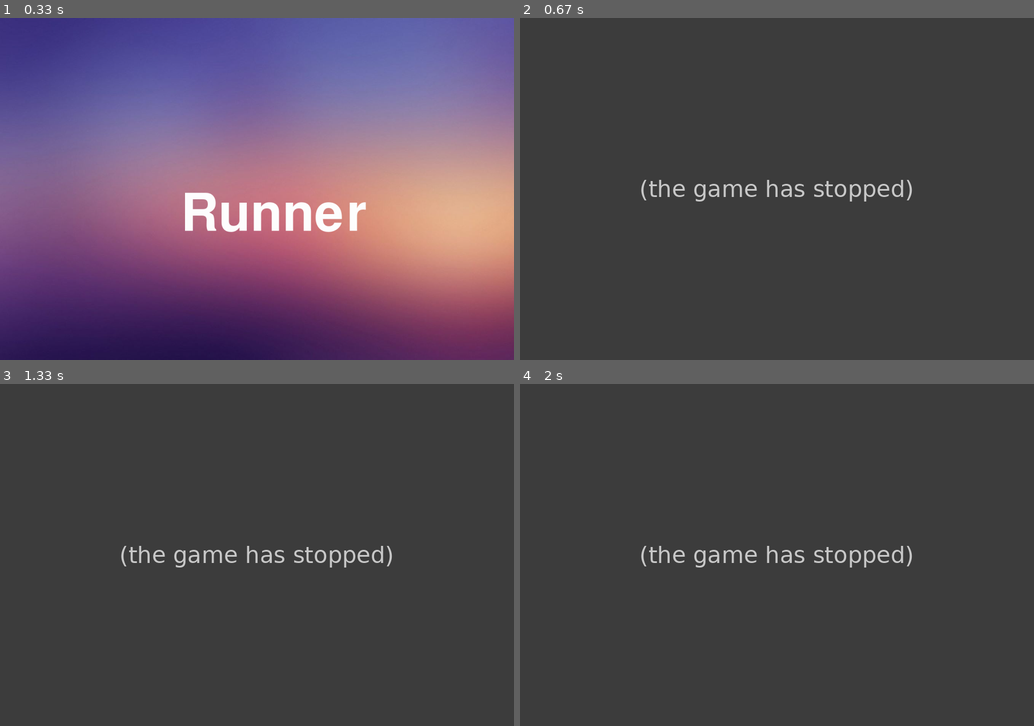
Above: before the commit, frames 1-4 (two rows, left to right).
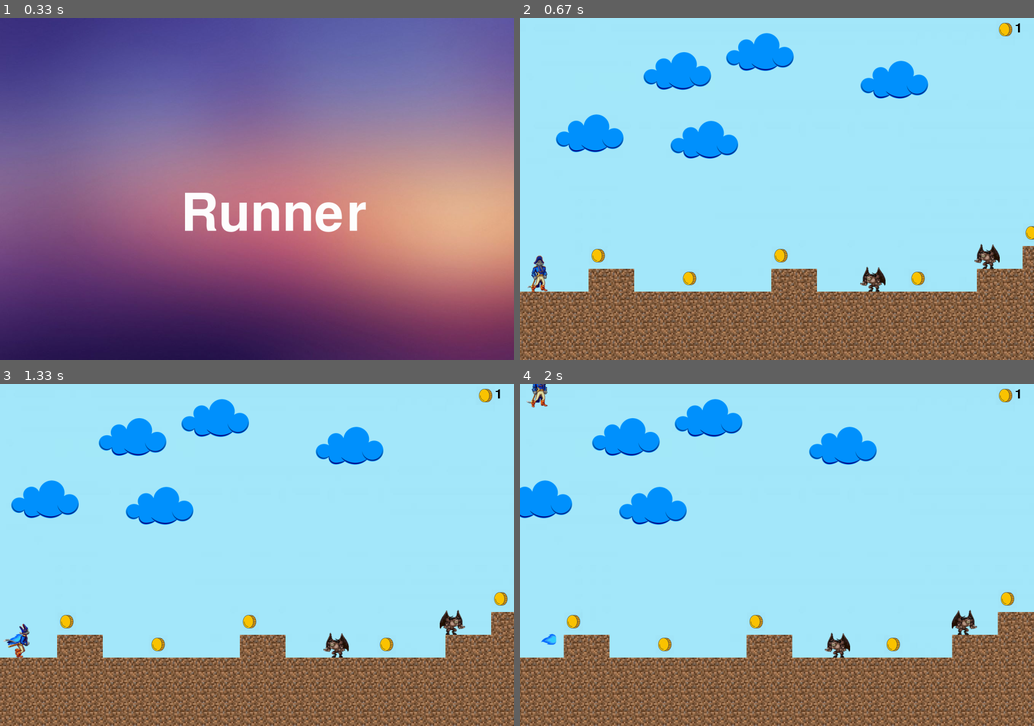
Above: after the commit, the same moments.

Repository: TimerBond/game
Game: pygame game, started from pygame/ProjectPygame/Main.py
Two runs of this game, one before a commit and one after it. Both use one fixed random seed, a clock stepped at 60 frames per second and the inputs below.
Inputs (mouse positions are in pixels of both pictures, inside the frame that each line leads up to):
- Up to frame 1 (0.33 s): no input
- Up to frame 2 (0.67 s): click (777, 189) at 0.38 s
- Up to frame 3 (1.33 s): hold V 0.67-1.13 s; hold Right 0.67-1.13 s; hold Right from 1.17 s (still down); tap Space at 1.23 s
- Up to frame 4 (2 s): release Right at 1.63 s; hold Right from 1.67 s (still down); tap Space at 1.73 s

Frame 1 is identical in both runs. In frame 2, 100% of the frame differs, in the area x 0-100%, y 0-100%; in frame 3, 100%; in frame 4, 100%.
Error before the commit: TypeError: AnimatedSprite.__init__() missing 1 required positional argument: 'player_HP' (Ma...; the game stopped at 0.38 s (later frames are placeholders)

Commit message:
Add files via upload

Diff:
--- a/pygame/ProjectPygame/Bullet.py
+++ b/pygame/ProjectPygame/Bullet.py
@@ -1,12 +1,14 @@
 import pygame
+from const import *
 
 
 class Bullet(pygame.sprite.Sprite):
 
-    def __init__(self, group, x, y, direction, all_blocks, all_sprites):
+    def __init__(self, group, x, y, direction, all_blocks, all_sprites, player):
         super().__init__(group, all_sprites)
         self.group = group
         self.direction = direction
+        self.player = player
         if self.direction == 0:
             self.image = pygame.image.load("sprites/fireball_1.png")
         else:
@@ -19,8 +21,13 @@
             1: 10
         }
         self.all_blocks = all_blocks
+        self.catch = 0
 
     def update(self, *args):
         self.rect.x += self.type[self.direction]
         if pygame.sprite.spritecollideany(self, self.all_blocks) or self.rect.x < 0:
             self.group.remove(self)
+        if pygame.sprite.spritecollideany(self, self.player):
+            self.group.remove(self)
+            for i in self.player:
+                i.HP -= 1
--- /dev/null
+++ b/pygame/ProjectPygame/HeroBullet.py
@@ -0,0 +1,20 @@
+import pygame
+from const import *
+
+
+class HeroBullet(pygame.sprite.Sprite):
+
+    def __init__(self, group, all_sprites, x, y, all_blocks, monsters):
+        super().__init__(group, all_sprites)
+        self.group = group
+        self.image = pygame.image.load("sprites/heroBullet_1.png")
+        self.rect = self.image.get_rect().move(
+            x, y + 35
+        )
+        self.all_blocks = all_blocks
+        self.monsters = monsters
+
+    def update(self, *args):
+        self.rect.x += 10
+        if pygame.sprite.spritecollideany(self, self.all_blocks):
+            self.group.remove(self)
--- a/pygame/ProjectPygame/Main.py
+++ b/pygame/ProjectPygame/Main.py
@@ -8,6 +8,7 @@
 import sys
 import Money as money
 import MainPlayer
+import HeroBullet
 
 
 def terminate():
@@ -52,7 +53,8 @@
             if map[y][x] == '#':
                 renderMap.Block(x, y, all_blocks, all_sprites)
             elif map[y][x] == 'M':
-                Monster.Monster(monsters, type_monster["1_1"], x, y, all_blocks, bullets, all_sprites)
+                Monster.Monster(monsters, type_monster["1_1"], x, y, all_blocks, bullets, all_sprites, player_group,
+                                hero_bullets)
             elif map[y][x] == 'C':
                 money.Money(coin_sprites, x, y, all_sprites, player_group)
                 count += 1
@@ -77,6 +79,7 @@
 coin_sprites = pygame.sprite.Group()
 monsters = pygame.sprite.Group()
 bullets = pygame.sprite.Group()
+hero_bullets = pygame.sprite.Group()
 
 player_group = pygame.sprite.Group()
 type_monster = {
@@ -98,39 +101,59 @@
 start_screen()
 
 player = MainPlayer.AnimatedSprite(pygame.image.load('sprites/anim1.png'),
-                                   8, 1, player_x, player_y, player_group)
+                                   8, 1, player_x, player_y, player_group, 3)
 was = False
 b = False
 t = 0
 clock = pygame.time.Clock()
+player_HP = 3
 while running:
     for event in pygame.event.get():
         if event.type == pygame.QUIT:
             running = False
         elif event.type == pygame.KEYDOWN:
             if event.key == 275:
+                cur_HP = 0
+                for i in player_group:
+                    cur_HP = i.HP
                 player_group.empty()
                 player = MainPlayer.AnimatedSprite(pygame.image.load('sprites/anim2.png'),
-                                                   9, 1, player_x, player_y, player_group)
+                                                   9, 1, player_x, player_y, player_group, cur_HP)
                 was = True
             if event.key == 32:
+                cur_HP = 0
+                for i in player_group:
+                    cur_HP = i.HP
                 player_group.empty()
                 player = MainPlayer.AnimatedSprite(pygame.image.load('sprites/anim3.png'),
-                                                   7, 1, player_x, player_y, player_group)
+                                                   7, 1, player_x, player_y - CELL_SIZE, player_group, cur_HP)
                 b = True
+            if event.key == 118:
+                pos_x = 0
+                pos_y = 0
+                for j in player_group:
+                    pos_x = j.rect.x
+                    pos_y = j.rect.y
+                HeroBullet.HeroBullet(hero_bullets, all_sprites, pos_x, pos_y, all_blocks, monsters)
         elif event.type == pygame.KEYUP:
             if event.key == 275:
+                cur_HP = 0
+                for i in player_group:
+                    cur_HP = i.HP
                 player_group.empty()
                 player = MainPlayer.AnimatedSprite(pygame.image.load('sprites/anim1.png'),
-                                                   8, 1, player_x, player_y, player_group)
+                                                   8, 1, player_x, player_y, player_group, cur_HP)
                 was = False
     if b:
         t += 1
     if t == 7:
         b = False
         t = 0
+        cur_HP = 0
+        for i in player_group:
+            cur_HP = i.HP
         player_group.empty()
-        player = MainPlayer.AnimatedSprite(pygame.image.load('sprites/anim1.png'), 8, 1, 0, 0, player_group)
+        player = MainPlayer.AnimatedSprite(pygame.image.load('sprites/anim1.png'), 8, 1, 0, 0, player_group, cur_HP)
     if was:
         Camera(all_sprites)
     screen.fill((255, 255, 255))
@@ -142,6 +165,8 @@
     coin_sprites.update()
     moneyIcon = moneyFont.render(str(count_coins - len(coin_sprites) + 1), False, (0, 0, 0))
     screen.blit(moneyIcon, (1300, 10))
+    hero_bullets.draw(screen)
+    hero_bullets.update()
     monsters.draw(screen)
     monsters.update()
     bullets.draw(screen)
--- /dev/null
+++ b/pygame/ProjectPygame/MainPlayer.py
@@ -0,0 +1,29 @@
+import pygame
+from const import *
+
+
+class AnimatedSprite(pygame.sprite.Sprite):
+    def __init__(self, sheet, columns, rows, x, y, all_sprites, player_HP):
+        super().__init__(all_sprites)
+        self.frames = []
+        self.cut_sheet(sheet, columns, rows)
+        self.cur_frame = 0
+        self.image = self.frames[self.cur_frame]
+        self.rect = self.image.get_rect().move(
+            x, y - self.rect.h + CELL_SIZE + 3
+        )
+        self.HP = player_HP
+
+    def cut_sheet(self, sheet, columns, rows):
+
+        self.rect = pygame.Rect(0, 0, sheet.get_width() // columns,
+                                sheet.get_height() // rows)
+        for j in range(rows):
+            for i in range(columns):
+                frame_location = (self.rect.w * i, self.rect.h * j)
+                self.frames.append(sheet.subsurface(pygame.Rect(
+                    frame_location, self.rect.size)))
+
+    def update(self):
+        self.cur_frame = (self.cur_frame + 1) % len(self.frames)
+        self.image = self.frames[self.cur_frame]
--- a/pygame/ProjectPygame/Monster.py
+++ b/pygame/ProjectPygame/Monster.py
@@ -5,10 +5,11 @@
 
 class Monster(pygame.sprite.Sprite):
 
-    def __init__(self, group, type, x, y, blocks, bullets, all_sprites):
+    def __init__(self, group, type, x, y, blocks, bullets, all_sprites, player, hero_bullets):
         super().__init__(group, all_sprites)
         self.image = pygame.image.load(type)
         self.all_sprites = all_sprites
+        self.player = player
         self.rect = self.image.get_rect().move(
             CELL_SIZE * x - 5, CELL_SIZE * y - 5
         )
@@ -20,10 +21,12 @@
         self.blocks = blocks
         self.bullets = bullets
         self.timeToShoot = 1
+        self.hero_bullets = hero_bullets
+        self.group = group
 
     def update(self, *args):
         if 0 <= self.rect.x <= 1300 and self.timeToShoot % 60 == 0:
-            Bullet.Bullet(self.bullets, self.rect.x, self.rect.y, self.direct, self.blocks, self.all_sprites)
+            Bullet.Bullet(self.bullets, self.rect.x, self.rect.y, self.direct, self.blocks, self.all_sprites, self.player)
         self.timeToShoot += 1
         if self.direct == 0 and self.rect.x <= 1300:
             pass
@@ -49,3 +52,9 @@
                 else:
                     self.image = pygame.image.load("sprites/monster1_1.png")
                 self.direct = abs(self.direct - 1)
+
+        monster = pygame.sprite.spritecollide(self, self.hero_bullets, False)
+        if len(monster) > 0:
+            self.group.remove(self)
+            for i in monster:
+                self.hero_bullets.remove(i)
--- a/pygame/ProjectPygame/const.py
+++ b/pygame/ProjectPygame/const.py
@@ -5,5 +5,4 @@
 
 CELL_SIZE = 60
 SIZE = 1350, 900
-PLAYERS_HP = 100
 PLAYER_SPEED = 5
Binary file added: pygame/ProjectPygame/sprites/heroBullet_1.png
